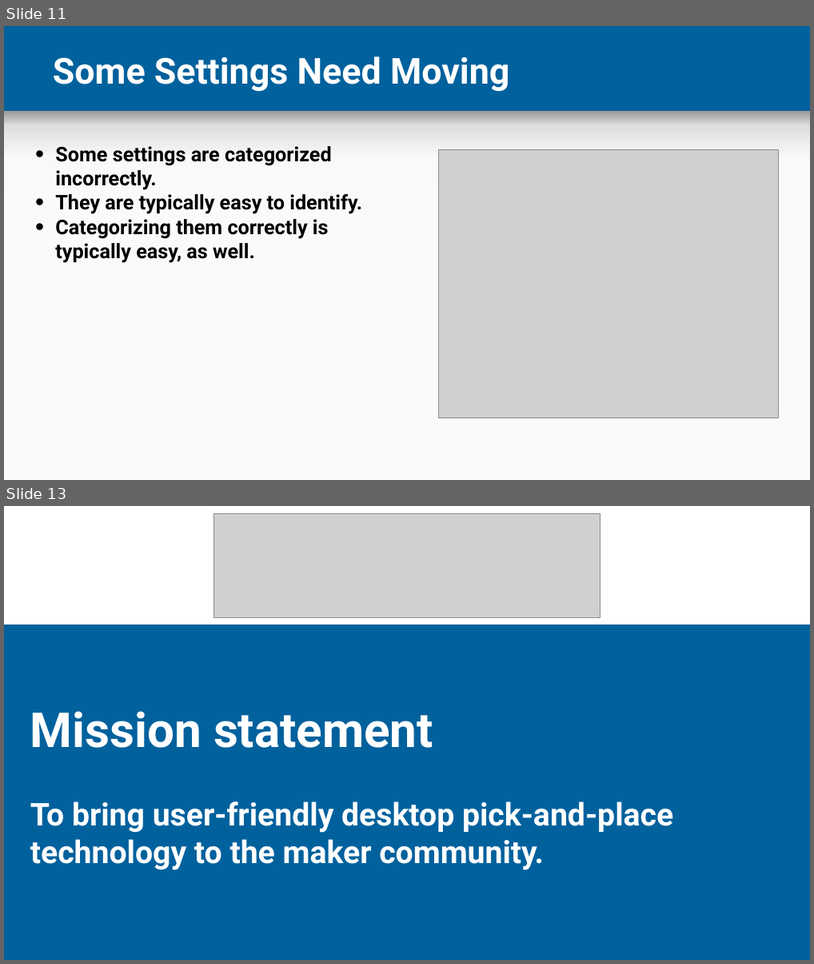
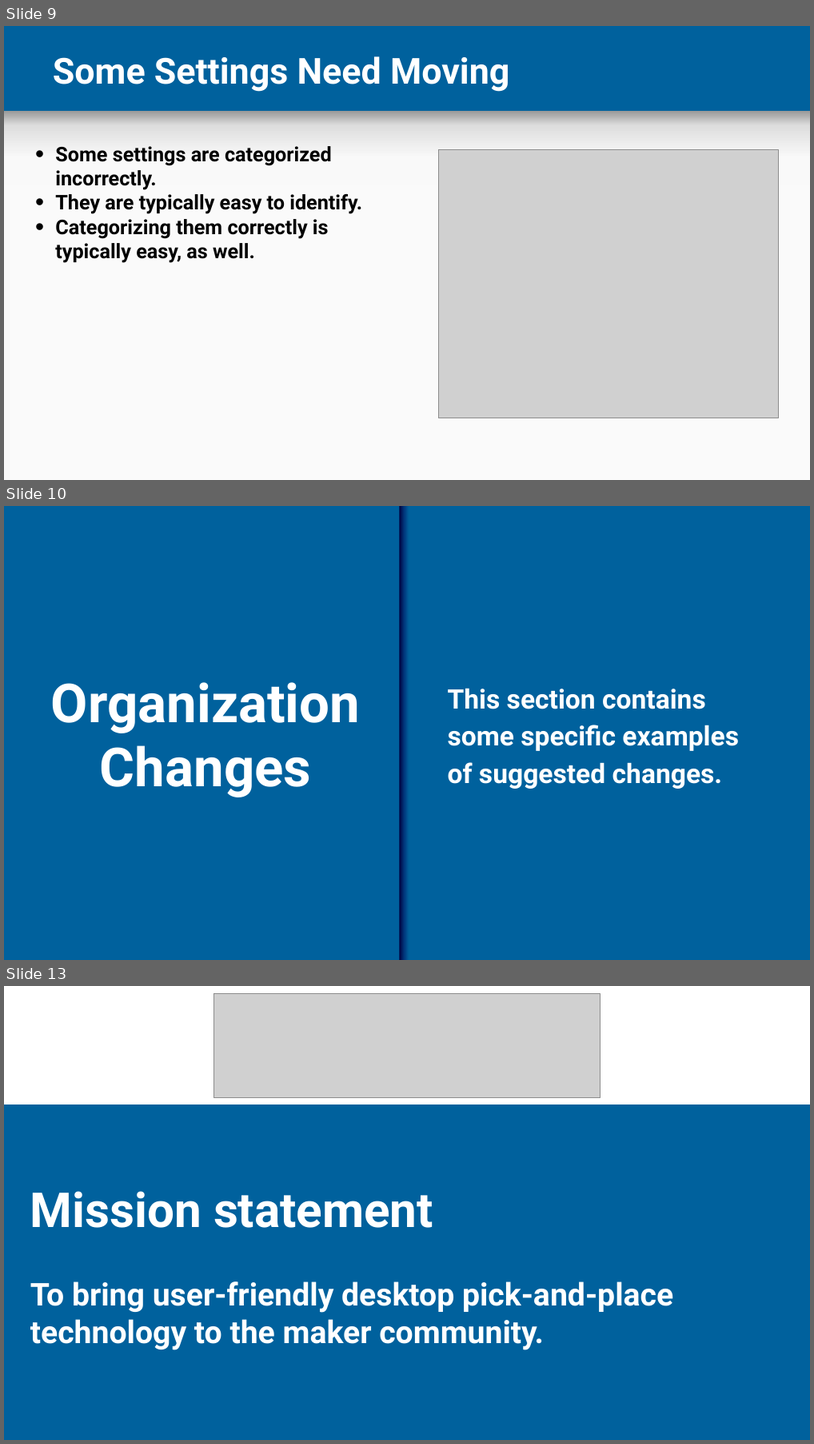
Before and after one commit to lendres/Cura-UI-Example, a slide deck: Documentation and Notes/Cura Profiles.pptx. Shown one above the other, each under a label of ours: slides 11 and 13 before the commit, slides 9, 10 and 13 after it; the slides between them are not shown. The pictures are 814x964 and 814x1444 pixels, drawn with LibreOffice and Linux fonts; fonts in the diff are those of the drawing; grey boxes stand for pictures; background and template pictures are left out. Boxes give left, top, right and bottom in pixels: in the first picture for what was removed or moved away, otherwise in the second. Text is boxed around its words. In the diff, an @@ line names an element or a change of style, - is before the commit and + after.

```diff
--- a/Documentation and Notes/Cura Profiles.pptx
+++ b/Documentation and Notes/Cura Profiles.pptx
@@ slide 10 added at (x1=4, y1=506, x2=810, y2=960), background #00619D @@
@@ rectangle added at (x1=399, y1=506, x2=409, y2=959), fill gradient #00003E to #00397E to #00619D @@
@@ title added at (x1=51, y1=682, x2=360, y2=797), 48 pt, text #FFFFFF, bold @@
+Organization
+Changes
@@ text added at (x1=448, y1=688, x2=739, y2=788), 24 pt, text #FFFFFF, bold @@
+This section contains some specific examples of suggested changes.
@@ what was slide 11 is now slide 9 @@
```
Also in this commit, not shown: 1 slide changed, 2 other slides added, 3 slides removed, 38 other files.
